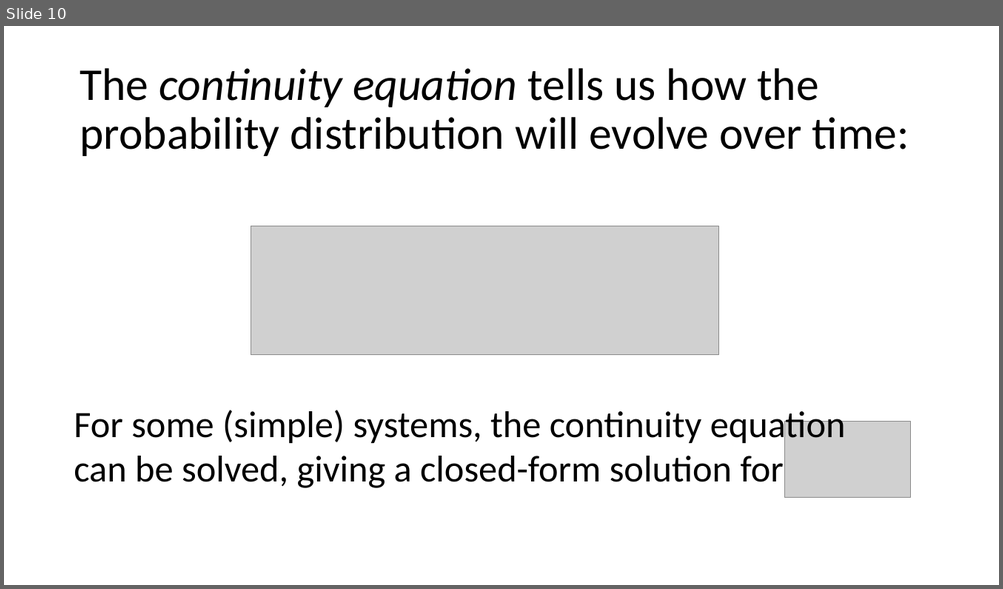
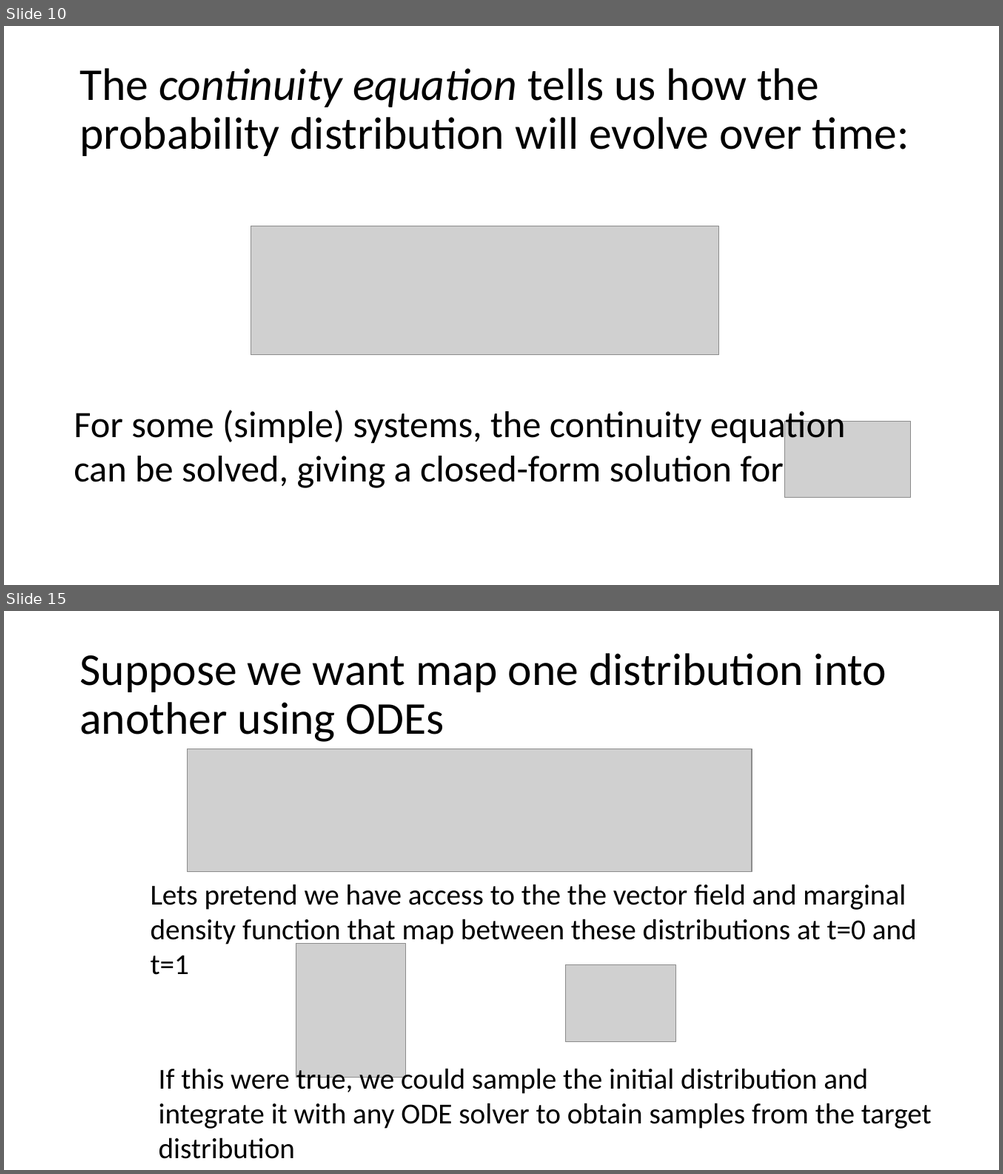
Before and after one commit to Dunni3/flowmatch_from_scratch, a slide deck: group_meeting_presentation.pptx. Shown one above the other, each under a label of ours: slide 10 before the commit, slides 10 and 15 after it; the slides between them are not shown. The pictures are 1003x589 and 1003x1174 pixels, drawn with LibreOffice and Linux fonts; fonts in the diff are those of the drawing; grey boxes stand for pictures. Boxes give left, top, right and bottom in pixels: in the first picture for what was removed or moved away, otherwise in the second. Text is boxed around its words. In the diff, an @@ line names an element or a change of style, - is before the commit and + after.

```diff
--- a/group_meeting_presentation.pptx
+++ b/group_meeting_presentation.pptx
@@ slide 15 added at (4,611,999,1170), background #FFFFFF @@
@@ title added at (79,653,886,742), 44 pt, text #000000 @@
+Suppose we want map one distribution into another using ODEs
@@ picture added at (187,749,751,872) @@
@@ text added at (151,884,916,975), 28 pt, text #000000 @@
+Lets pretend we have access to the the vector field and marginal density function that map between these distributions at t=0 and t=1
@@ picture added at (296,944,405,1077) @@
@@ picture added at (566,965,675,1042) @@
@@ text added at (159,1065,931,1159), 28 pt, text #000000 @@
+If this were true, we could sample the initial distribution and integrate it with any ODE solver to obtain samples from the target distribution
```
Also in this commit, not shown: 2 slides changed, 10 other slides added, 1 other file.
